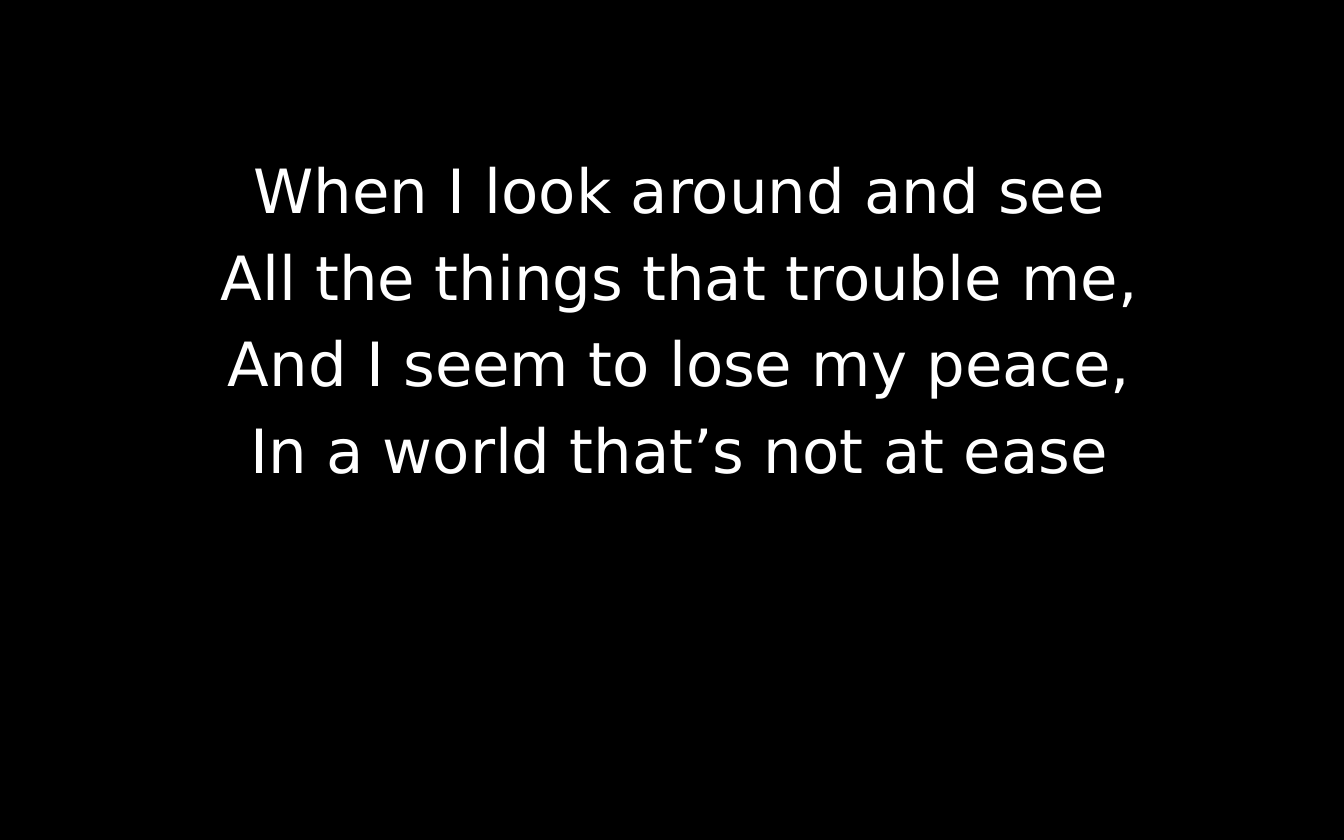
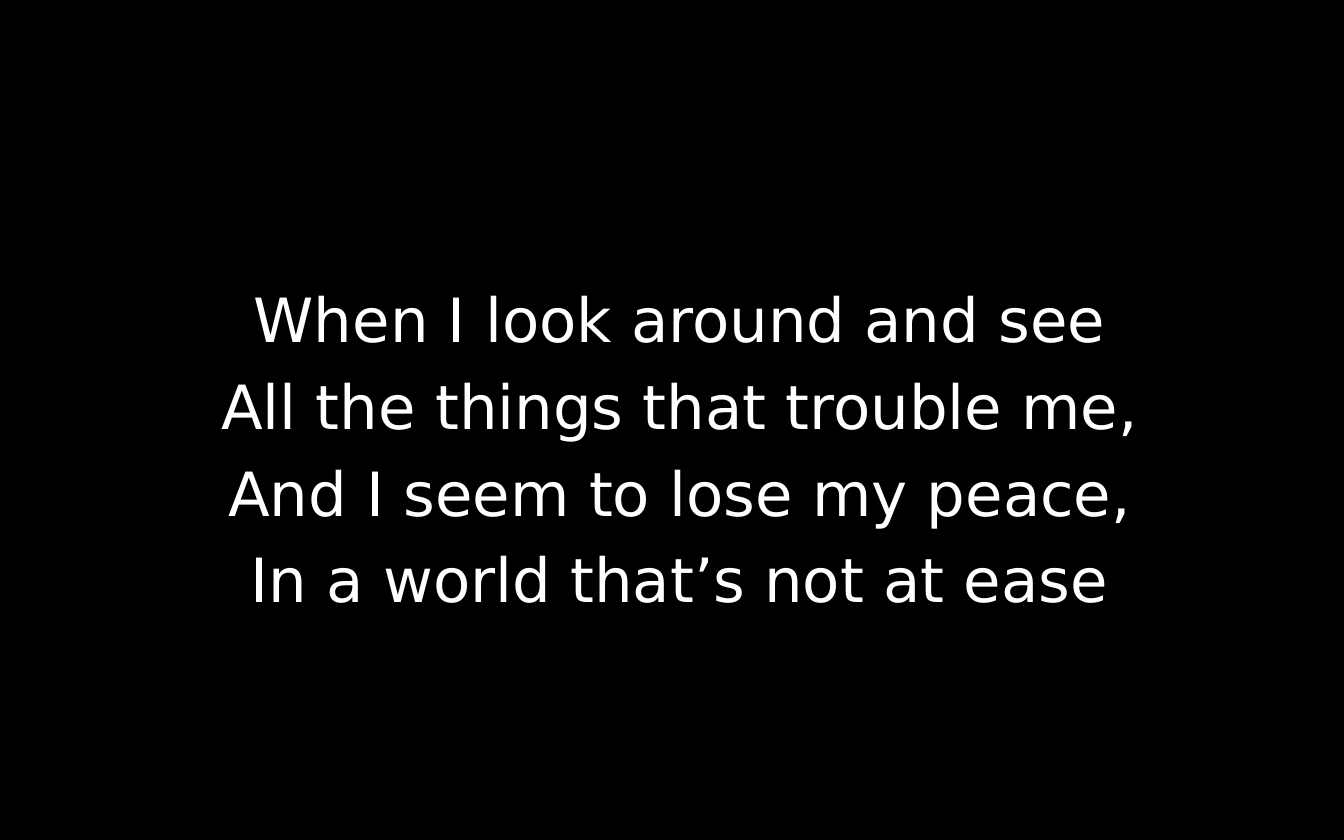
Before and after one commit to irwincoelho/Choir, a slide deck: slide 2 of Individual/PPT/NoOneCanGive.ppt. Drawn at 1344x840 pixels with LibreOffice and Linux fonts; fonts in the diff are those of the drawing. Boxes give left, top, right and bottom in pixels: in the first picture for what was removed or moved away, otherwise in the second. Text is boxed around its words. In the diff, an @@ line names an element or a change of style, - is before the commit and + after.

```diff
--- a/Individual/PPT/NoOneCanGive.ppt
+++ b/Individual/PPT/NoOneCanGive.ppt
@@ text "When I look around and ...": place and size @@
-text "When I look around and ..." at box(221, 166, 1137, 474)
+text "When I look around and ..." at box(221, 295, 1138, 603)
```
Also in this commit, not shown: 4 other slides changed, 33 other files.
